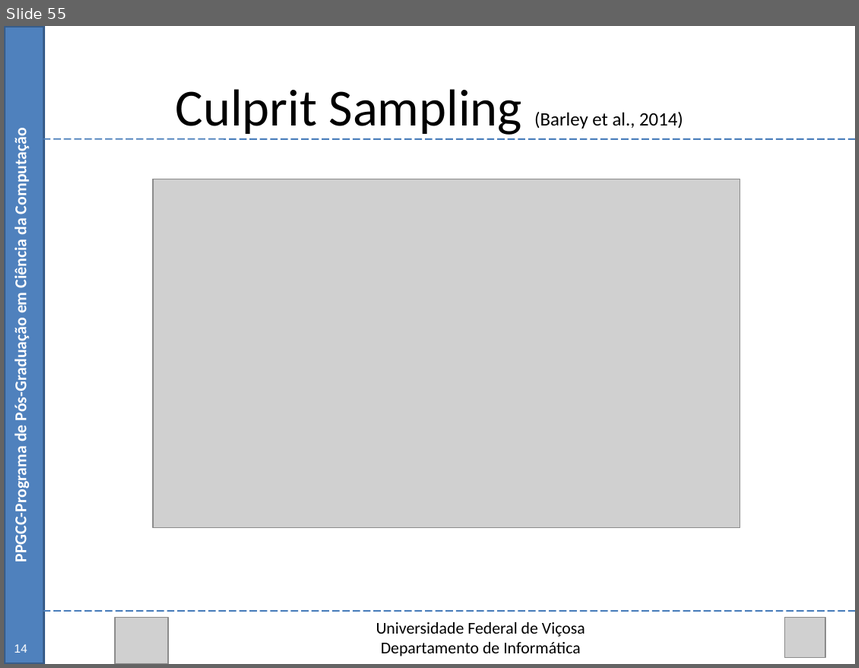
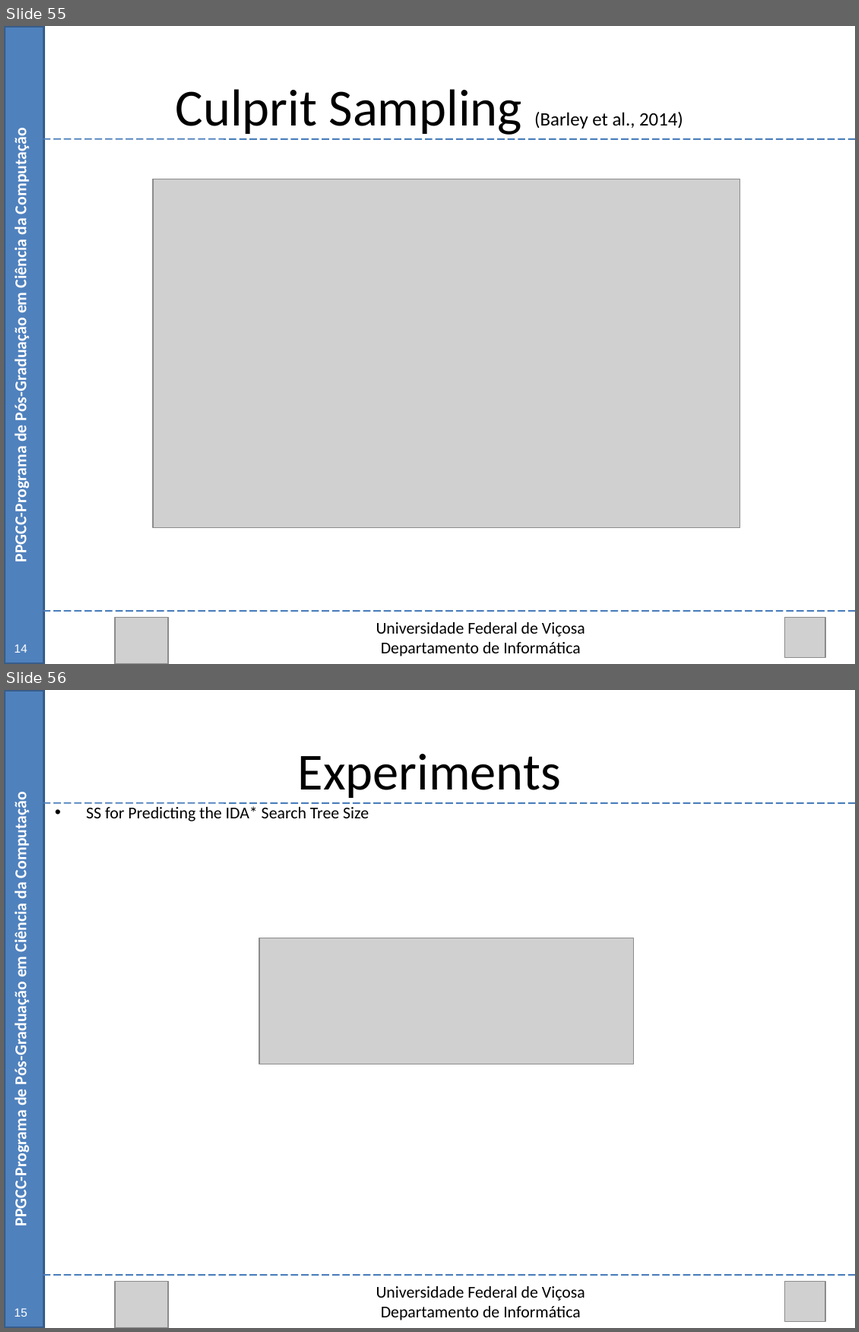
Before and after one commit to Marvinsky/research-marvin, a slide deck: latex/odp/dissertation_v9.odp. Shown one above the other, each under a label of ours: slide 55 before the commit, slides 55 and 56 after it. The pictures are 859x668 and 859x1332 pixels, drawn with LibreOffice and Linux fonts; fonts in the diff are those of the drawing; grey boxes stand for pictures. Boxes give left, top, right and bottom in pixels: in the first picture for what was removed or moved away, otherwise in the second. Text is boxed around its words. In the diff, an @@ line names an element or a change of style, - is before the commit and + after.

Commit message:
update v9

```diff
--- a/latex/odp/dissertation_v9.odp
+++ b/latex/odp/dissertation_v9.odp
@@ slide 56 added at box(4, 690, 855, 1328), background #FFFFFF @@
@@ rectangle added at box(4, 690, 44, 1328), fill #4F81BD, outline #385D8A 2.01 pt @@
@@ text added at box(298, 754, 561, 798), 44 pt, text #000000 @@
+Experiments
@@ text added at box(11, 801, 31, 1224), 14 pt, text #FFFFFF, bold @@
+PPGCC-Programa de Pós-Graduação em Ciência da Computação
@@ line added from (44, 803) to (855, 803), #4A7EBB 1.25 pt @@
@@ text added at box(86, 806, 369, 821), 14 pt, text #000000 @@
+• SS for Predicting the IDA* Search Tree Size
@@ picture added at box(259, 939, 634, 1065) @@
@@ line added from (44, 1276) to (855, 1276), #4A7EBB 1.25 pt @@
@@ picture added at box(115, 1281, 167, 1328) @@
@@ picture added at box(785, 1281, 826, 1322) @@
@@ text added at box(376, 1287, 585, 1321), 14 pt, text #000000 @@
+Universidade Federal de Viçosa
+Departamento de Informática
@@ text added at box(14, 1309, 27, 1317), 10 pt, text #FFFFFF @@
+15
```
